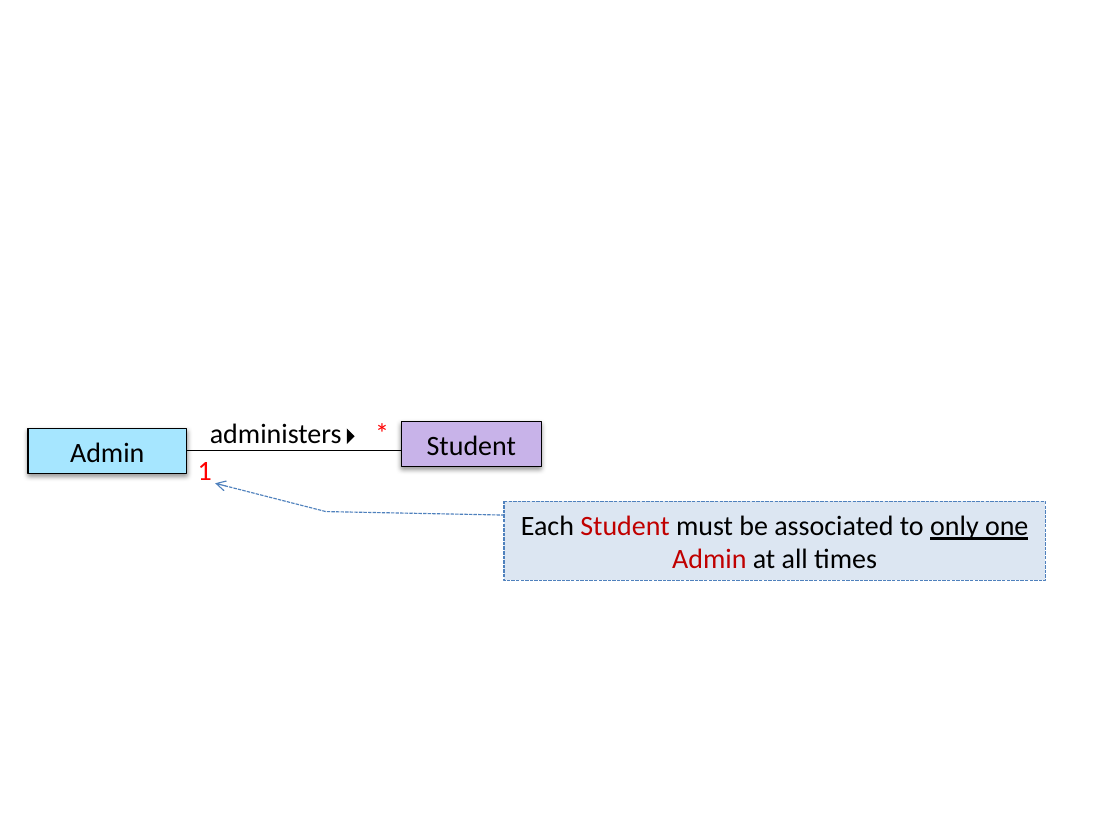
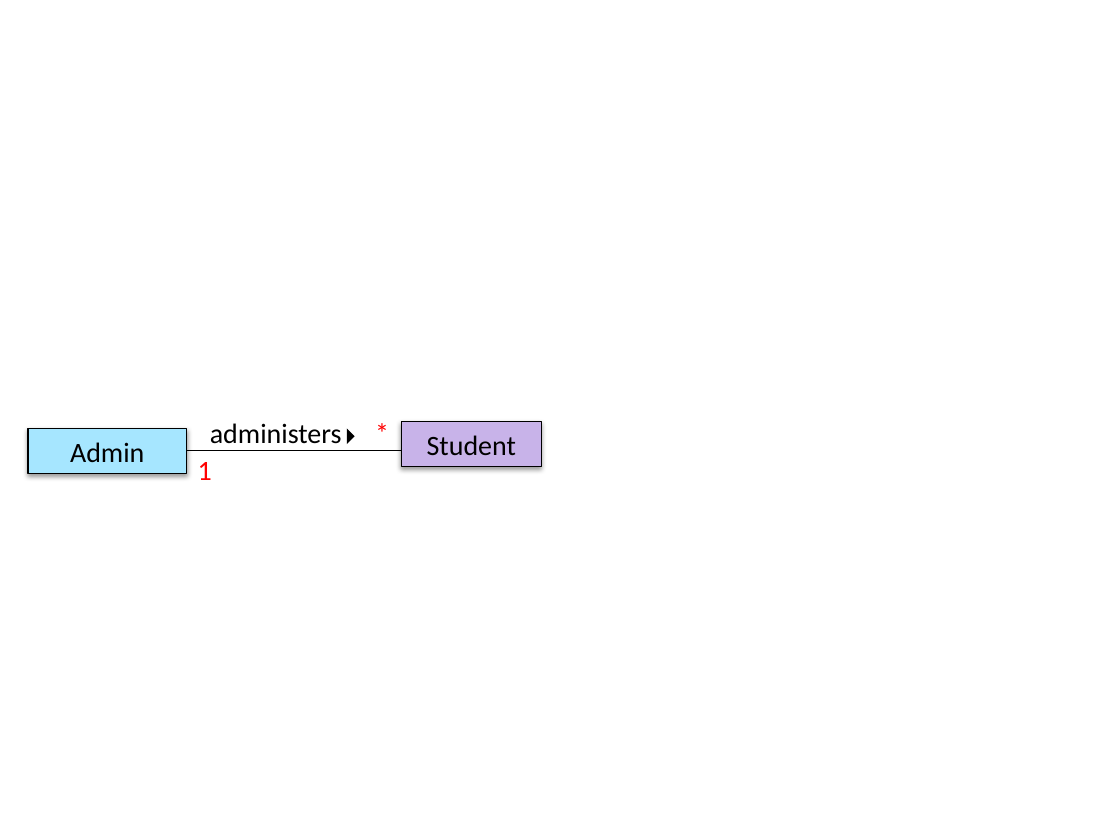
Before and after one commit to se-edu/se-book, a slide deck: slide 1 of diagrams/uml/classDiagrams/associations/multiplicity/adminStudent.pptx. Drawn at 1120x840 pixels with LibreOffice and Linux fonts; fonts in the diff are those of the drawing. Boxes give left, top, right and bottom in pixels: in the first picture for what was removed or moved away, otherwise in the second. Text is boxed around its words. In the diff, an @@ line names an element or a change of style, - is before the commit and + after.

```diff
--- a/diagrams/uml/classDiagrams/associations/multiplicity/adminStudent.pptx
+++ b/diagrams/uml/classDiagrams/associations/multiplicity/adminStudent.pptx
@@ border callout removed at [504,502,1045,581] @@
-Each Student must be associated to only one Admin at all times
```
Also in this commit, not shown: 46 other files.
